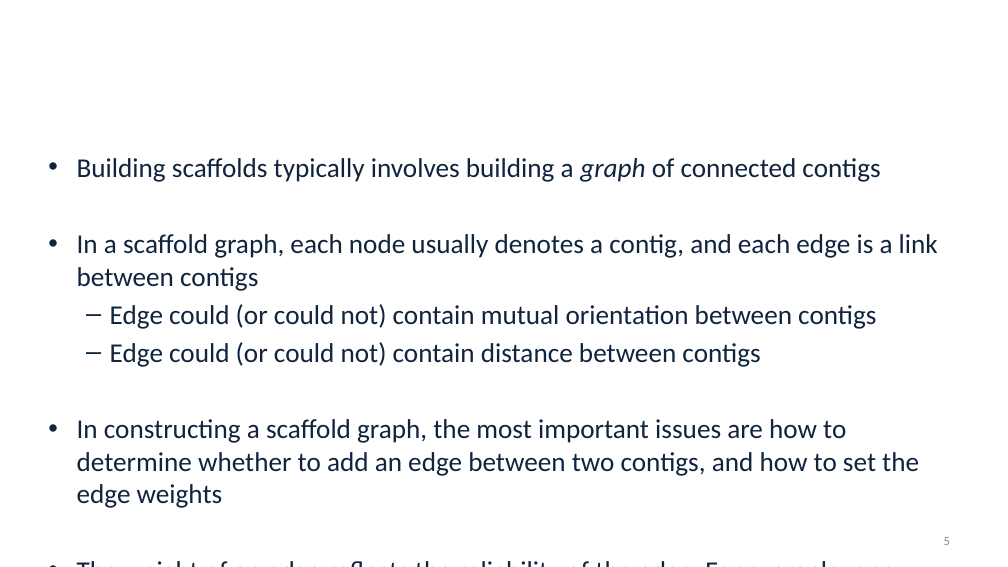
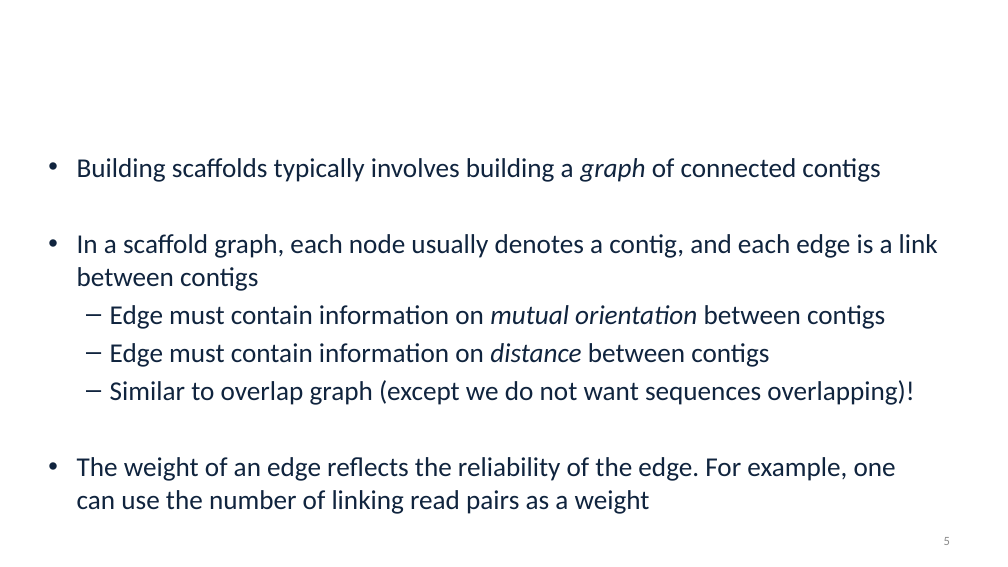
Before and after one commit to alekseyzimin/BME-Algorithms-for-Analysis-of-Genomic-Data, a slide deck: slide 5 of Fall 2026/Week 6 -- Scaffolding K-mer counts.pptx. Drawn at 1008x567 pixels with LibreOffice and Linux fonts; fonts in the diff are those of the drawing; background and template pictures are left out. Boxes give left, top, right and bottom in pixels: in the first picture for what was removed or moved away, otherwise in the second. Text is boxed around its words. In the diff, an @@ line names an element or a change of style, - is before the commit and + after.

```diff
--- a/Fall 2026/Week 6 -- Scaffolding K-mer counts.pptx
+++ b/Fall 2026/Week 6 -- Scaffolding K-mer counts.pptx
@@ text at box(110, 305, 914, 405): text changed @@
-  – Edge could (or could not) contain mutual orientation between contigs
-  – Edge could (or could not) contain distance between contigs
-• In constructing a scaffold graph, the most important issues are how to determine whether to add an edge between two contigs, and how to set the edge weights
+  – Edge must contain information on mutual orientation between contigs
+  – Edge must contain information on distance between contigs
+  – Similar to overlap graph (except we do not want sequences overlapping)!
```
Also in this commit, not shown: 11 other slides changed, 11 slides added.
